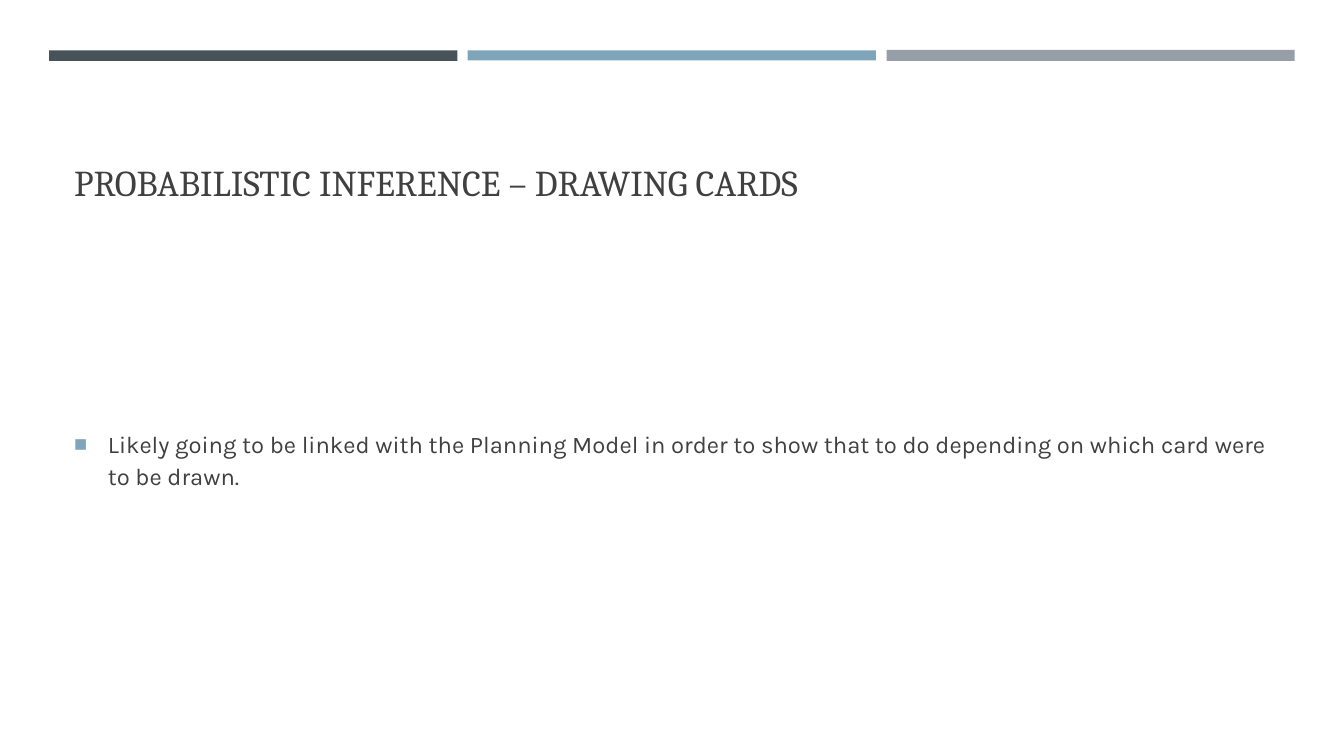
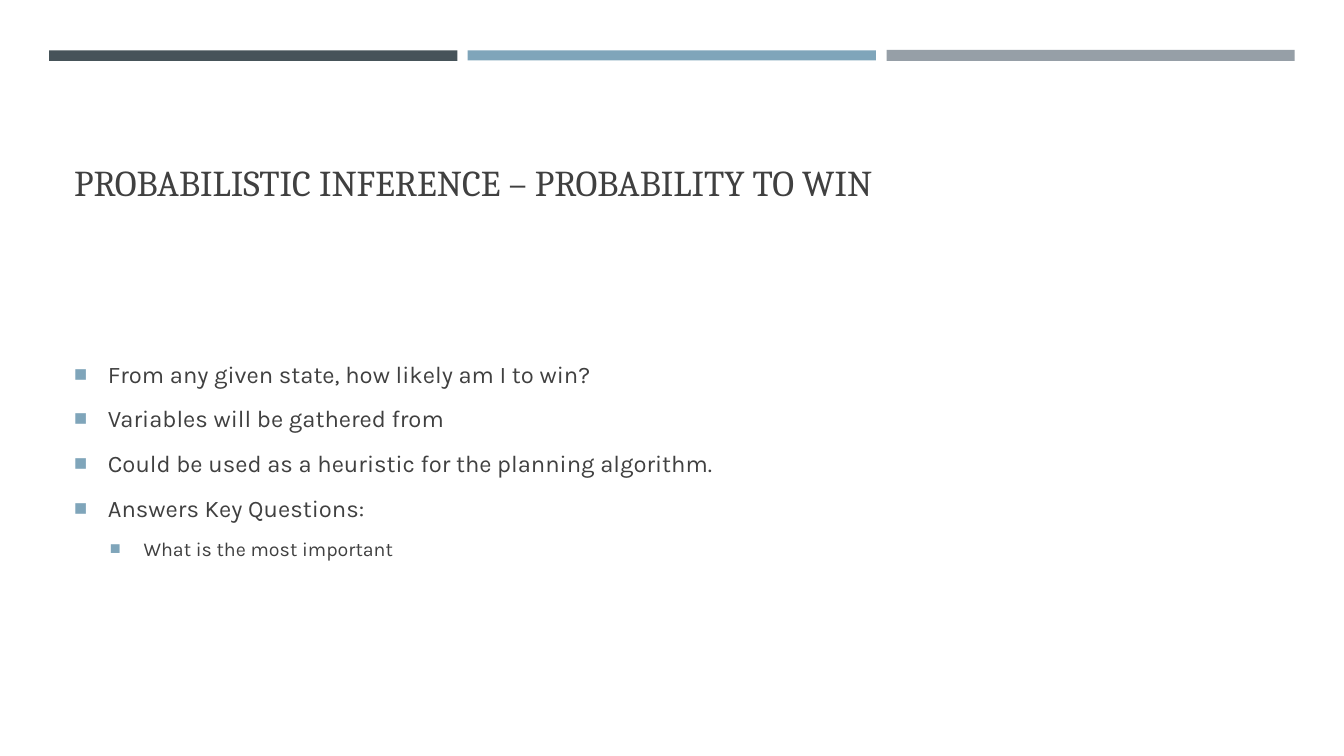
Before and after one commit to NicholasTillo/Gitaxian-Probe, a slide deck: slide 4 of problem_formulation.pptx. Drawn at 1344x756 pixels with LibreOffice and Linux fonts; fonts in the diff are those of the drawing. Boxes give left, top, right and bottom in pixels: in the first picture for what was removed or moved away, otherwise in the second. Text is boxed around its words. In the diff, an @@ line names an element or a change of style, - is before the commit and + after.

```diff
--- a/problem_formulation.pptx
+++ b/problem_formulation.pptx
@@ title at box(74, 171, 872, 197): text changed @@
-PROBABILISTIC INFERENCE – DRAWING CARDS
+PROBABILISTIC INFERENCE – PROBABILITY TO WIN
@@ text at box(108, 366, 712, 561): text changed @@
-■ Likely going to be linked with the Planning Model in order to show that to do depending on which card were to be drawn.
+■ From any given state, how likely am I to win?
+■ Variables will be gathered from
+■ Could be used as a heuristic for the planning algorithm.
+■ Answers Key Questions:
+  ■ What is the most important
```
Also in this commit, not shown: 3 other slides changed.
